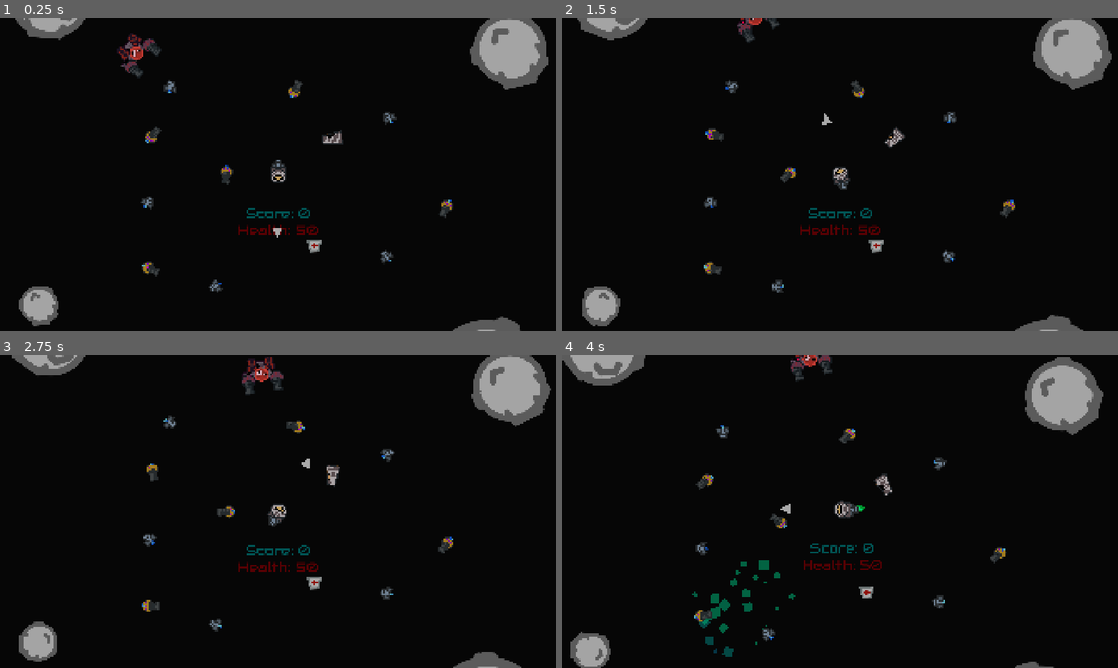
Above: before the commit, frames 1-4 (two rows, left to right).
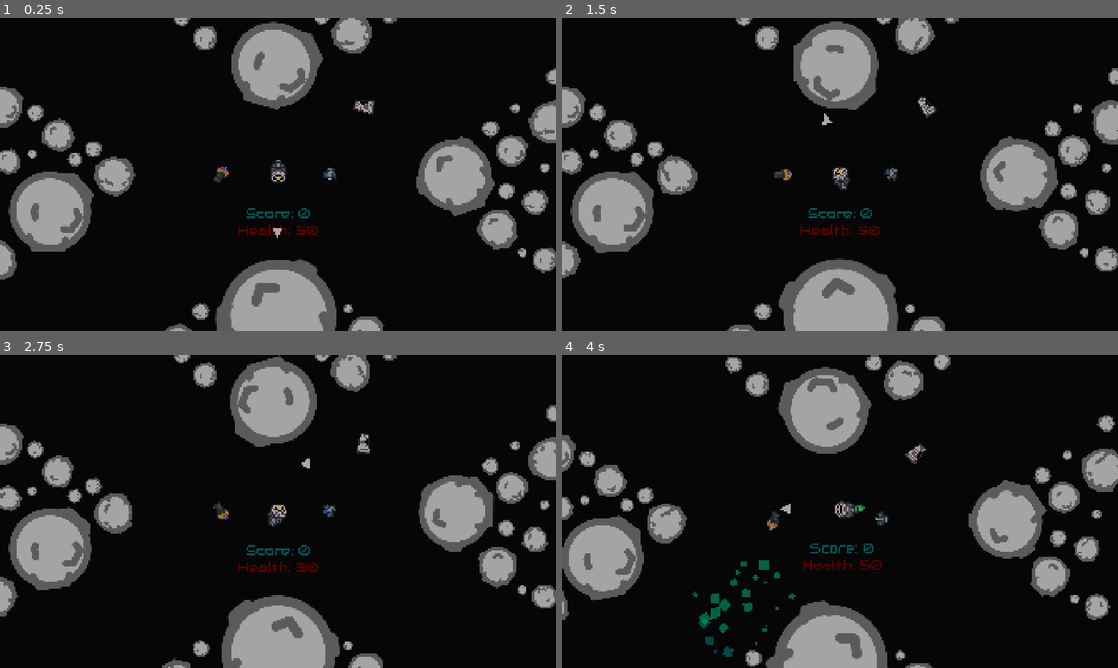
Above: after the commit, the same moments.

Repository: Leeway001Write/melonJam6
Game: Godot game, scene res://Levels/world.tscn
Same seed, same stepped clock (60 frames per second), same inputs: the game is played once before the commit and once after it.
Inputs:
- Up to frame 1 (0.25 s): no input
- Up to frame 2 (1.5 s): hold D (right) 0.53-1.28 s; hold Space (fire) 0.53-1.28 s; hold A (left) from 1.28 s (still down); tap Space (fire) at 1.35 s
- Up to frame 3 (2.75 s): release A (left) at 2.03 s; hold D (right) from 2.03 s (still down); hold Space (fire) from 2.03 s (still down)
- Up to frame 4 (4 s): release D (right) at 2.78 s; release Space (fire) at 2.78 s; hold W (forward) 2.78-3.53 s; tap Space (fire) at 2.85 s; hold A (left) from 3.53 s (still down); hold Space (fire) from 3.53 s (still down)

The runs differ from the first frame. In frame 1, 26% of the frame differs, in the area x 0-100%, y 0-100%; in frame 2, 25%; in frame 3, 25%; in frame 4, 25%.

Commit message:
Updated quadrant 5

Diff:
--- a/escape-from-greenland/Levels/world.tscn
+++ b/escape-from-greenland/Levels/world.tscn
@@ -22,7 +22,6 @@
 [ext_resource type="PackedScene" uid="uid://6t48r1sfmkgl" path="res://Prefabs/booster.tscn" id="18_oyb16"]
 [ext_resource type="PackedScene" uid="uid://ccrjlto8qhso5" path="res://Prefabs/gun.tscn" id="19_43wwi"]
 [ext_resource type="PackedScene" uid="uid://c5k803o78b381" path="res://Prefabs/asteroid.tscn" id="20_p3ug2"]
-[ext_resource type="PackedScene" path="res://Prefabs/medkit.tscn" id="21_8mbvr"]
 [ext_resource type="Script" uid="uid://rpsbhilqwmsp" path="res://Scripts/score.gd" id="21_gtojq"]
 [ext_resource type="PackedScene" uid="uid://bn1lygxg8oxdq" path="res://Prefabs/path-enemy.tscn" id="21_pr8ms"]
 
@@ -194,10 +193,6 @@
 position = Vector2(15300, -1536)
 scale = Vector2(0.242717, 0.241304)
 
-[node name="Asteroid211" parent="Q1/Asteroids" instance=ExtResource("20_p3ug2")]
-position = Vector2(1472, -1732)
-scale = Vector2(0.242717, 0.241304)
-
 [node name="Asteroid212" parent="Q1/Asteroids" instance=ExtResource("20_p3ug2")]
 position = Vector2(419, -8833)
 scale = Vector2(0.242717, 0.241304)
@@ -213,9 +208,6 @@
 [node name="Asteroid215" parent="Q1/Asteroids" instance=ExtResource("20_p3ug2")]
 position = Vector2(7085, -559)
 scale = Vector2(0.911279, 0.905972)
-
-[node name="ShipJunk1" parent="Q1/Asteroids" instance=ExtResource("3_6m1pe")]
-position = Vector2(371, -249)
 
 [node name="Art" type="Node2D" parent="Q1"]
 
@@ -1550,72 +1542,316 @@
 [node name="Enemies" type="Node2D" parent="Q5"]
 
 [node name="PathEnemy" parent="Q5/Enemies" instance=ExtResource("21_pr8ms")]
-position = Vector2(-692, -1350)
+position = Vector2(-658, -2897)
 rotation = 0.547803
 
 [node name="Items" type="Node2D" parent="Q5"]
 
-[node name="Medkit" parent="Q5/Items" instance=ExtResource("21_8mbvr")]
-position = Vector2(248, 489)
-
 [node name="Booster" parent="Q5/Items" instance=ExtResource("18_oyb16")]
-position = Vector2(-743, -611)
-
-[node name="Booster2" parent="Q5/Items" instance=ExtResource("18_oyb16")]
-position = Vector2(760, -401)
-rotation = -0.659456
-
-[node name="Booster3" parent="Q5/Items" instance=ExtResource("18_oyb16")]
-position = Vector2(-896, 185)
-rotation = 0.746696
-
-[node name="Booster4" parent="Q5/Items" instance=ExtResource("18_oyb16")]
-position = Vector2(742, 559)
-rotation = -0.503483
-
-[node name="Booster5" parent="Q5/Items" instance=ExtResource("18_oyb16")]
-position = Vector2(-439, 774)
-rotation = -2.17991
+position = Vector2(360, -14)
 
 [node name="Gun" parent="Q5/Items" instance=ExtResource("19_43wwi")]
-position = Vector2(1157, 231)
+position = Vector2(-395, -2)
 rotation = 0.415374
 
-[node name="Gun2" parent="Q5/Items" instance=ExtResource("19_43wwi")]
-position = Vector2(-867, -274)
-rotation = -2.64943
-
-[node name="Gun3" parent="Q5/Items" instance=ExtResource("19_43wwi")]
-position = Vector2(-881, 649)
-rotation = -1.07841
-
-[node name="Gun4" parent="Q5/Items" instance=ExtResource("19_43wwi")]
-position = Vector2(118, -589)
-rotation = -2.47598
-
-[node name="Gun5" parent="Q5/Items" instance=ExtResource("19_43wwi")]
-position = Vector2(-359, 0)
+[node name="ShipJunk1" parent="Q5/Items" instance=ExtResource("3_6m1pe")]
+position = Vector2(592, -473)
 
 [node name="Asteroids" type="Node2D" parent="Q5"]
 
 [node name="Asteroid" parent="Q5/Asteroids" instance=ExtResource("20_p3ug2")]
-position = Vector2(-1654, 898)
+position = Vector2(-695, 1167)
+
+[node name="Asteroid6" parent="Q5/Asteroids" instance=ExtResource("20_p3ug2")]
+position = Vector2(-1136, 7)
+
+[node name="Asteroid10" parent="Q5/Asteroids" instance=ExtResource("20_p3ug2")]
+position = Vector2(-1280, -177)
+scale = Vector2(0.42302, 0.42302)
+
+[node name="Asteroid11" parent="Q5/Asteroids" instance=ExtResource("20_p3ug2")]
+position = Vector2(-536, 944)
+scale = Vector2(0.42302, 0.42302)
+
+[node name="Asteroid12" parent="Q5/Asteroids" instance=ExtResource("20_p3ug2")]
+position = Vector2(482, 1285)
+scale = Vector2(0.42302, 0.42302)
+
+[node name="Asteroid13" parent="Q5/Asteroids" instance=ExtResource("20_p3ug2")]
+position = Vector2(1573, 113)
+scale = Vector2(0.42302, 0.42302)
+
+[node name="Asteroid14" parent="Q5/Asteroids" instance=ExtResource("20_p3ug2")]
+position = Vector2(1464, -317)
+scale = Vector2(0.42302, 0.42302)
+
+[node name="Asteroid27" parent="Q5/Asteroids" instance=ExtResource("20_p3ug2")]
+position = Vector2(1608, -166)
+scale = Vector2(0.806666, 0.806666)
+
+[node name="Asteroid28" parent="Q5/Asteroids" instance=ExtResource("20_p3ug2")]
+position = Vector2(1771, 189)
+scale = Vector2(0.645692, 0.645692)
+
+[node name="Asteroid41" parent="Q5/Asteroids" instance=ExtResource("20_p3ug2")]
+position = Vector2(1840, 587)
+scale = Vector2(0.645692, 0.645692)
+
+[node name="Asteroid15" parent="Q5/Asteroids" instance=ExtResource("20_p3ug2")]
+position = Vector2(300, -1093)
+scale = Vector2(0.42302, 0.42302)
+
+[node name="Asteroid16" parent="Q5/Asteroids" instance=ExtResource("20_p3ug2")]
+position = Vector2(-507, -942)
+scale = Vector2(0.626256, 0.626256)
+
+[node name="Asteroid17" parent="Q5/Asteroids" instance=ExtResource("20_p3ug2")]
+position = Vector2(-670, -1083)
+scale = Vector2(0.42302, 0.42302)
+
+[node name="Asteroid22" parent="Q5/Asteroids" instance=ExtResource("20_p3ug2")]
+position = Vector2(-1678, -428)
+scale = Vector2(0.42302, 0.42302)
+
+[node name="Asteroid29" parent="Q5/Asteroids" instance=ExtResource("20_p3ug2")]
+position = Vector2(-1699, -145)
+scale = Vector2(0.242266, 0.242266)
+
+[node name="Asteroid39" parent="Q5/Asteroids" instance=ExtResource("20_p3ug2")]
+position = Vector2(1686, 536)
+scale = Vector2(0.242266, 0.242266)
+
+[node name="Asteroid43" parent="Q5/Asteroids" instance=ExtResource("20_p3ug2")]
+position = Vector2(2049, 863)
+scale = Vector2(0.242266, 0.242266)
+
+[node name="Asteroid44" parent="Q5/Asteroids" instance=ExtResource("20_p3ug2")]
+position = Vector2(2211, 338)
+scale = Vector2(0.242266, 0.242266)
+
+[node name="Asteroid45" parent="Q5/Asteroids" instance=ExtResource("20_p3ug2")]
+position = Vector2(2028, 334)
+scale = Vector2(0.242266, 0.242266)
+
+[node name="Asteroid46" parent="Q5/Asteroids" instance=ExtResource("20_p3ug2")]
+position = Vector2(2150, -58)
+scale = Vector2(0.242266, 0.242266)
+
+[node name="Asteroid47" parent="Q5/Asteroids" instance=ExtResource("20_p3ug2")]
+position = Vector2(2211, -367)
+scale = Vector2(0.242266, 0.242266)
+
+[node name="Asteroid48" parent="Q5/Asteroids" instance=ExtResource("20_p3ug2")]
+position = Vector2(2125, -626)
+scale = Vector2(0.242266, 0.242266)
+
+[node name="Asteroid49" parent="Q5/Asteroids" instance=ExtResource("20_p3ug2")]
+position = Vector2(2125, -626)
+scale = Vector2(0.242266, 0.242266)
+
+[node name="Asteroid50" parent="Q5/Asteroids" instance=ExtResource("20_p3ug2")]
+position = Vector2(-709, -1694)
+scale = Vector2(0.242266, 0.242266)
+
+[node name="Asteroid52" parent="Q5/Asteroids" instance=ExtResource("20_p3ug2")]
+position = Vector2(-121, -1689)
+scale = Vector2(0.242266, 0.242266)
+
+[node name="Asteroid53" parent="Q5/Asteroids" instance=ExtResource("20_p3ug2")]
+position = Vector2(254, -1479)
+scale = Vector2(0.242266, 0.242266)
+
+[node name="Asteroid54" parent="Q5/Asteroids" instance=ExtResource("20_p3ug2")]
+position = Vector2(542, -1772)
+scale = Vector2(0.242266, 0.242266)
+
+[node name="Asteroid55" parent="Q5/Asteroids" instance=ExtResource("20_p3ug2")]
+position = Vector2(1038, -1549)
+scale = Vector2(0.242266, 0.242266)
+
+[node name="Asteroid56" parent="Q5/Asteroids" instance=ExtResource("20_p3ug2")]
+position = Vector2(-1956, -702)
+scale = Vector2(0.242266, 0.242266)
+
+[node name="Asteroid57" parent="Q5/Asteroids" instance=ExtResource("20_p3ug2")]
+position = Vector2(-2367, -530)
+scale = Vector2(0.242266, 0.242266)
+
+[node name="Asteroid58" parent="Q5/Asteroids" instance=ExtResource("20_p3ug2")]
+position = Vector2(-2203, -194)
+scale = Vector2(0.242266, 0.242266)
+
+[node name="Asteroid59" parent="Q5/Asteroids" instance=ExtResource("20_p3ug2")]
+position = Vector2(-2602, -42)
+scale = Vector2(0.242266, 0.242266)
+
+[node name="Asteroid60" parent="Q5/Asteroids" instance=ExtResource("20_p3ug2")]
+position = Vector2(-2583, 164)
+scale = Vector2(0.242266, 0.242266)
+
+[node name="Asteroid61" parent="Q5/Asteroids" instance=ExtResource("20_p3ug2")]
+position = Vector2(-2254, 452)
+scale = Vector2(0.242266, 0.242266)
+
+[node name="Asteroid62" parent="Q5/Asteroids" instance=ExtResource("20_p3ug2")]
+position = Vector2(-2474, 745)
+scale = Vector2(0.242266, 0.242266)
+
+[node name="Asteroid63" parent="Q5/Asteroids" instance=ExtResource("20_p3ug2")]
+position = Vector2(-2215, 876)
+scale = Vector2(0.242266, 0.242266)
+
+[node name="Asteroid64" parent="Q5/Asteroids" instance=ExtResource("20_p3ug2")]
+position = Vector2(-1030, 1488)
+scale = Vector2(0.242266, 0.242266)
+
+[node name="Asteroid65" parent="Q5/Asteroids" instance=ExtResource("20_p3ug2")]
+position = Vector2(-648, 1575)
+scale = Vector2(0.242266, 0.242266)
+
+[node name="Asteroid66" parent="Q5/Asteroids" instance=ExtResource("20_p3ug2")]
+position = Vector2(-810, 1751)
+scale = Vector2(0.242266, 0.242266)
+
+[node name="Asteroid67" parent="Q5/Asteroids" instance=ExtResource("20_p3ug2")]
+position = Vector2(-0.00012207, 1751)
+scale = Vector2(0.242266, 0.242266)
+
+[node name="Asteroid68" parent="Q5/Asteroids" instance=ExtResource("20_p3ug2")]
+position = Vector2(387, 1577)
+scale = Vector2(0.242266, 0.242266)
+
+[node name="Asteroid69" parent="Q5/Asteroids" instance=ExtResource("20_p3ug2")]
+position = Vector2(888, 1589)
+scale = Vector2(0.242266, 0.242266)
+
+[node name="Asteroid70" parent="Q5/Asteroids" instance=ExtResource("20_p3ug2")]
+position = Vector2(724, 1410)
+scale = Vector2(0.242266, 0.242266)
+
+[node name="Asteroid71" parent="Q5/Asteroids" instance=ExtResource("20_p3ug2")]
+position = Vector2(480, 924)
+scale = Vector2(0.242266, 0.242266)
+
+[node name="Asteroid72" parent="Q5/Asteroids" instance=ExtResource("20_p3ug2")]
+position = Vector2(124, -1277)
+scale = Vector2(0.242266, 0.242266)
+
+[node name="Asteroid51" parent="Q5/Asteroids" instance=ExtResource("20_p3ug2")]
+position = Vector2(-1083, -1518)
+scale = Vector2(0.242266, 0.242266)
+
+[node name="Asteroid40" parent="Q5/Asteroids" instance=ExtResource("20_p3ug2")]
+position = Vector2(1838, -48)
+scale = Vector2(0.242266, 0.242266)
+
+[node name="Asteroid30" parent="Q5/Asteroids" instance=ExtResource("20_p3ug2")]
+position = Vector2(-893, 1267)
+scale = Vector2(0.242266, 0.242266)
+
+[node name="Asteroid31" parent="Q5/Asteroids" instance=ExtResource("20_p3ug2")]
+position = Vector2(833, -1375)
+scale = Vector2(0.242266, 0.242266)
+
+[node name="Asteroid32" parent="Q5/Asteroids" instance=ExtResource("20_p3ug2")]
+position = Vector2(1636, -457)
+scale = Vector2(0.242266, 0.242266)
+
+[node name="Asteroid23" parent="Q5/Asteroids" instance=ExtResource("20_p3ug2")]
+position = Vector2(602, 1092)
+scale = Vector2(0.909926, 0.909926)
+
+[node name="Asteroid24" parent="Q5/Asteroids" instance=ExtResource("20_p3ug2")]
+position = Vector2(-221, -1342)
+scale = Vector2(0.909926, 0.909926)
+
+[node name="Asteroid25" parent="Q5/Asteroids" instance=ExtResource("20_p3ug2")]
+position = Vector2(-765, -1322)
+scale = Vector2(1.1239, 1.1239)
+
+[node name="Asteroid26" parent="Q5/Asteroids" instance=ExtResource("20_p3ug2")]
+position = Vector2(602, -1306)
+scale = Vector2(1.1239, 1.1239)
+
+[node name="Asteroid18" parent="Q5/Asteroids" instance=ExtResource("20_p3ug2")]
+position = Vector2(-480, -1245)
+scale = Vector2(0.42302, 0.42302)
+
+[node name="Asteroid19" parent="Q5/Asteroids" instance=ExtResource("20_p3ug2")]
+position = Vector2(769, -1100)
+scale = Vector2(0.42302, 0.42302)
+
+[node name="Asteroid20" parent="Q5/Asteroids" instance=ExtResource("20_p3ug2")]
+position = Vector2(1905, -675)
+scale = Vector2(0.42302, 0.42302)
+
+[node name="Asteroid73" parent="Q5/Asteroids" instance=ExtResource("20_p3ug2")]
+position = Vector2(151, 1573)
+scale = Vector2(0.42302, 0.42302)
+
+[node name="Asteroid33" parent="Q5/Asteroids" instance=ExtResource("20_p3ug2")]
+position = Vector2(619, 1281)
+scale = Vector2(0.23118, 0.23118)
+
+[node name="Asteroid34" parent="Q5/Asteroids" instance=ExtResource("20_p3ug2")]
+position = Vector2(-498, 1112)
+scale = Vector2(0.23118, 0.23118)
+
+[node name="Asteroid21" parent="Q5/Asteroids" instance=ExtResource("20_p3ug2")]
+position = Vector2(-1524, -274)
+scale = Vector2(0.805101, 0.805101)
+
+[node name="Asteroid37" parent="Q5/Asteroids" instance=ExtResource("20_p3ug2")]
+position = Vector2(-1918, -469)
+scale = Vector2(1.09815, 1.09815)
+
+[node name="Asteroid38" parent="Q5/Asteroids" instance=ExtResource("20_p3ug2")]
+position = Vector2(1884, -360)
+scale = Vector2(1.09815, 1.09815)
+
+[node name="Asteroid35" parent="Q5/Asteroids" instance=ExtResource("20_p3ug2")]
+position = Vector2(-1869, -93)
+scale = Vector2(0.637667, 0.637667)
+
+[node name="Asteroid36" parent="Q5/Asteroids" instance=ExtResource("20_p3ug2")]
+position = Vector2(-2032, 190)
+scale = Vector2(0.637667, 0.637667)
+
+[node name="Asteroid7" parent="Q5/Asteroids" instance=ExtResource("20_p3ug2")]
+position = Vector2(-1946, 589)
+
+[node name="Asteroid8" parent="Q5/Asteroids" instance=ExtResource("20_p3ug2")]
+position = Vector2(507, -970)
+
+[node name="Asteroid9" parent="Q5/Asteroids" instance=ExtResource("20_p3ug2")]
+position = Vector2(1515, 370)
+
+[node name="Asteroid42" parent="Q5/Asteroids" instance=ExtResource("20_p3ug2")]
+position = Vector2(-313, 1573)
 
 [node name="Asteroid2" parent="Q5/Asteroids" instance=ExtResource("20_p3ug2")]
-position = Vector2(1597, -870)
+position = Vector2(1218, 2)
 scale = Vector2(1.90686, 1.90686)
 
 [node name="Asteroid3" parent="Q5/Asteroids" instance=ExtResource("20_p3ug2")]
-position = Vector2(-1581, -1220)
+position = Vector2(-1578, 254)
 scale = Vector2(2.13298, 2.13298)
 
 [node name="Asteroid4" parent="Q5/Asteroids" instance=ExtResource("20_p3ug2")]
-position = Vector2(1437, 1392)
+position = Vector2(-1, 974)
 scale = Vector2(3.02128, 3.02128)
 
 [node name="Asteroid5" parent="Q5/Asteroids" instance=ExtResource("20_p3ug2")]
-position = Vector2(-955, 1779)
-scale = Vector2(2.25057, 2.25057)
+position = Vector2(-31, -760)
+scale = Vector2(2.25057, 2.25057)
+
+[node name="Asteroid211" parent="Q5/Asteroids" instance=ExtResource("20_p3ug2")]
+position = Vector2(833, -1219)
+scale = Vector2(0.242717, 0.241304)
+
+[node name="Asteroid218" parent="Q5/Asteroids" instance=ExtResource("20_p3ug2")]
+position = Vector2(-1405, -109)
+scale = Vector2(0.351033, 0.348989)
 
 [node name="Art" type="Node2D" parent="Q5"]
 
Not shown: 1 places in escape-from-greenland/Levels/world.tscn that only renumber resources
